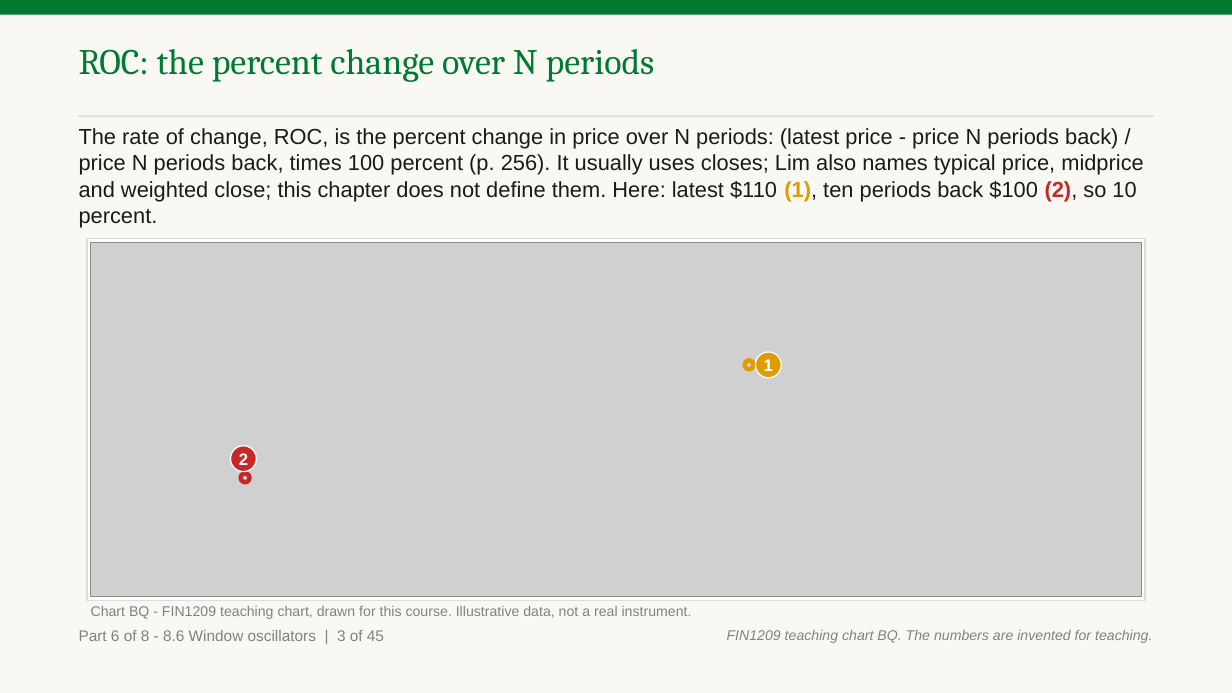
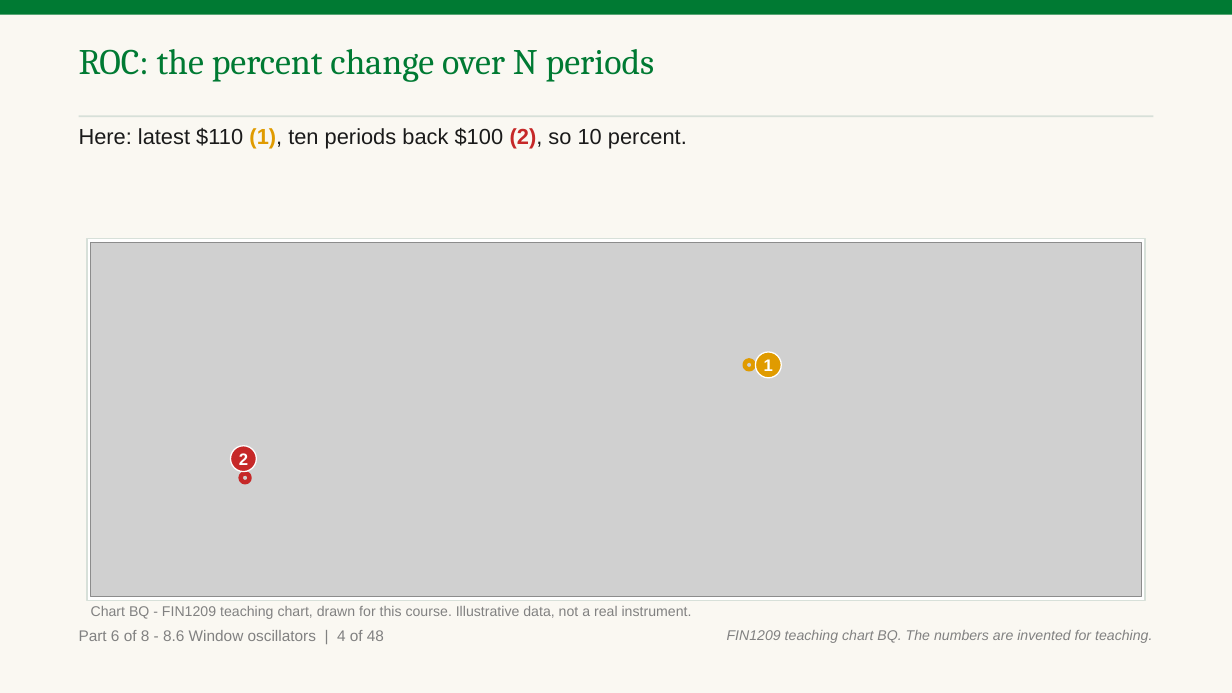
Before and after one commit to benjiesotelo-sudo/Telos_FIN1209, a slide deck: slide 189 of chapter-08/FIN1209-Chapter-08.pptx (slide 187 before the commit). Drawn at 1232x693 pixels with LibreOffice and Linux fonts; fonts in the diff are those of the drawing; grey boxes stand for pictures. Boxes give left, top, right and bottom in pixels: in the first picture for what was removed or moved away, otherwise in the second. Text is boxed around its words. In the diff, an @@ line names an element or a change of style, - is before the commit and + after.

Commit message:
Chapter 8 second class: student read fixes (nine), 142 slides

```diff
--- a/chapter-08/FIN1209-Chapter-08.pptx
+++ b/chapter-08/FIN1209-Chapter-08.pptx
@@ text at bbox=[79, 128, 687, 149]: text changed @@
-The rate of change, ROC, is the percent change in price over N periods: (latest price - price N periods back) / price N periods back, times 100 percent (p. 256). It usually uses closes; Lim also names typical price, midprice and weighted close; this chapter does not define them. Here: latest $110 (1), ten periods back $100 (2), so 10 percent.
+Here: latest $110 (1), ten periods back $100 (2), so 10 percent.
@@ text at bbox=[79, 630, 384, 641]: text changed @@
-Part 6 of 8 - 8.6 Window oscillators | 3 of 45
+Part 6 of 8 - 8.6 Window oscillators | 4 of 48
```
Also in this commit, not shown: 63 other slides changed, 4 slides added, 7 other files.
